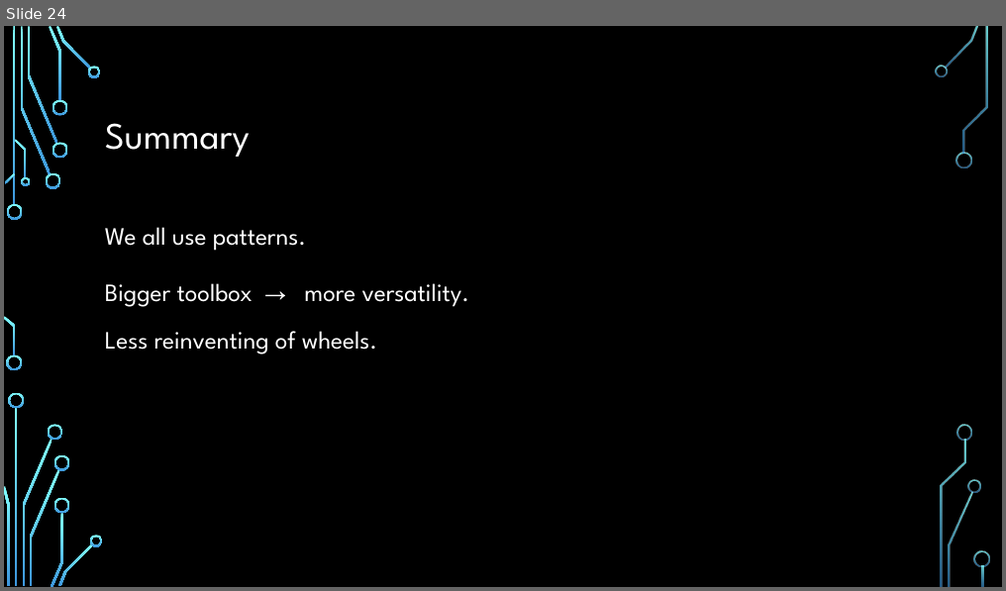
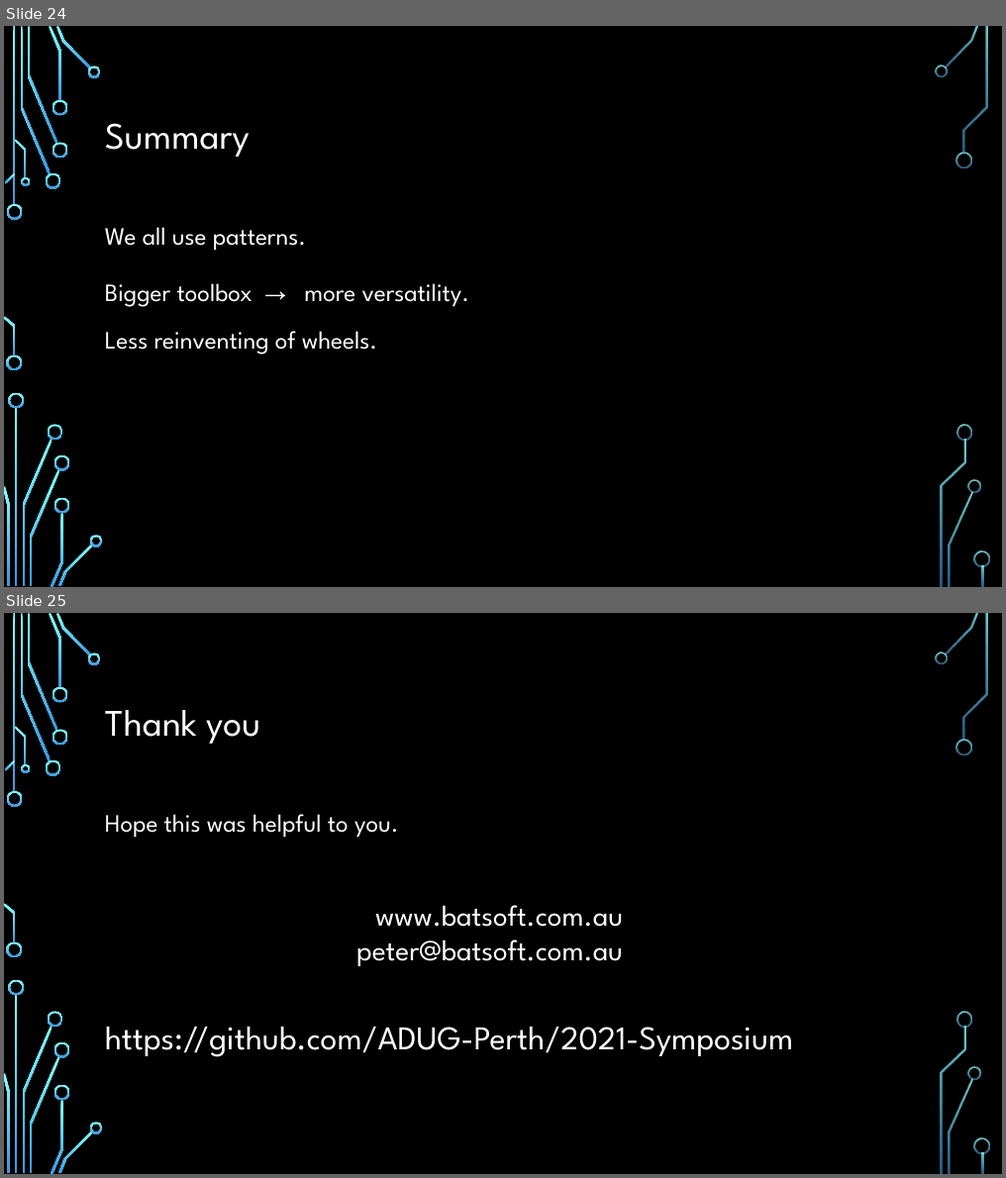
Before and after one commit to ADUG-Perth/Symposium-2021, a slide deck: Doc/Software patterns in Delphi.pptx. Shown one above the other, each under a label of ours: slide 24 before the commit, slides 24 and 25 after it. The pictures are 1006x591 and 1006x1178 pixels, drawn with LibreOffice and Linux fonts; fonts in the diff are those of the drawing; background and template pictures are left out. Boxes give left, top, right and bottom in pixels: in the first picture for what was removed or moved away, otherwise in the second. Text is boxed around its words. In the diff, an @@ line names an element or a change of style, - is before the commit and + after.

```diff
--- a/Doc/Software patterns in Delphi.pptx
+++ b/Doc/Software patterns in Delphi.pptx
@@ slide 25 added at [4, 613, 1002, 1174], background picture (left out); not listed: 36 template elements that a slide beside it also shows @@
@@ title added at [105, 710, 260, 744], 36 pt, text #FFFFFF @@
+Thank you
@@ text added at [105, 814, 399, 838], 24 pt, text #FFFFFF @@
+Hope this was helpful to you.
@@ text added at [356, 905, 623, 966], 28 pt, text #FFFFFF @@
+www.batsoft.com.au
+peter@batsoft.com.au
@@ text added at [105, 1027, 794, 1058], 32 pt, text #FFFFFF @@
+https://github.com/ADUG-Perth/2021-Symposium
```
Also in this commit, not shown: 1 slide changed, 1 other file.
